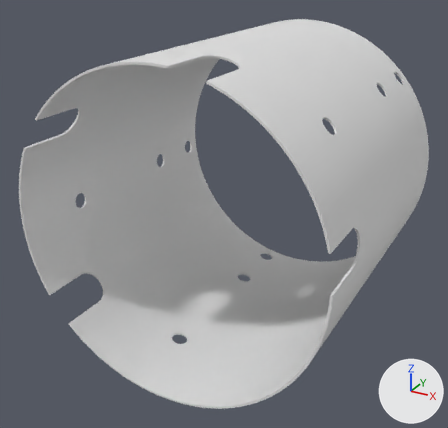
Two versions of the glTF model viewer-full/01.glb, one commit apart.
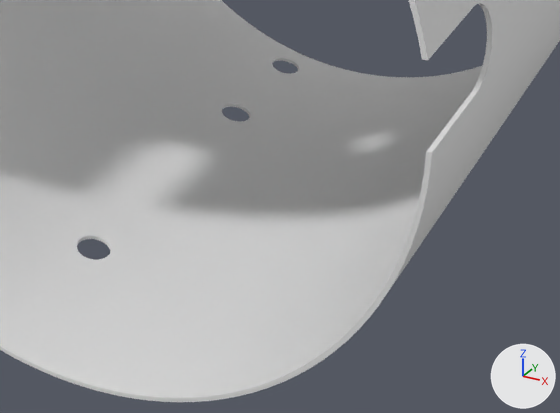
The first picture shows the older version from a camera (50 mm lens) standing at (109.0, -244.9, 94.2) and looking at (-4.7, -38.2, -9.2). The close-ups show the older and then the newer version on the part from 31% to 87% of the width and 53% to 97% of the height of that picture. Only the edits that show in the close-ups are written down. Lighting does not change. The marker at lower right points along +X, +Y and +Z. Where no turn or scale is listed for an object, it has been applied to the vertices.

The first close-up shows '01_Inner_Wall_Tube.stl'.
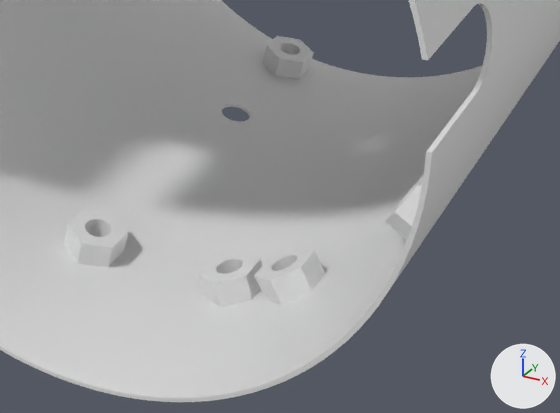
Changed parts and their boxes (x1, y1, x2, y2) in the close-ups (560 x 413 px):
```json
{"object": "weldnuts", "change": "added", "after": [64, 36, 424, 308]}
{"part": 1, "of": "me_01_inner_wall_tube_stl", "change": "added", "after": [116, 65, 483, 398]}
```

The change, as JSON lines over the scene's bpy script:
```json
{"block": "me_01_inner_wall_tube_stl", "where": "# used by ob_01_inner_wall_tube_stl; location = (0.0, 0.0, 0.0)"}
{"op": "remove", "block": "me_01_inner_wall_tube_stl", "code": "me_01_inner_wall_tube_stl.from_pydata(...)  # 6116 vertices, 12292 faces; spans x -61.7..61.7, y -93.7..31.7, z -61.6..61.6"}
{"op": "add", "block": "me_01_inner_wall_tube_stl", "code": "me_01_inner_wall_tube_stl.from_pydata(...)  # 6780 vertices, 13628 faces; spans x -61.7..61.7, y -93.7..31.7, z -61.6..61.6"}
{"block": "me_01_inner_wall_tube_stl", "change": "me_01_inner_wall_tube_stl part 1: 664 vertices added at x 14.1..32.3, y -65.0..-58.4, z -60.0..-51.8"}
{"op": "add", "block": "me_weldnuts", "code": ["me_weldnuts = bpy.data.meshes.new('weldnuts')", "me_weldnuts.from_pydata(...)  # 3168 vertices, 6336 faces; spans x -61.1..55.0, y -67.4..29.8, z -60.5..57.8"]}
{"op": "add", "block": "ob_weldnuts", "code": ["ob_weldnuts = bpy.data.objects.new('weldnuts', me_weldnuts)", "ob_weldnuts.location = (0.0, 0.0, 0.0)"]}
```
